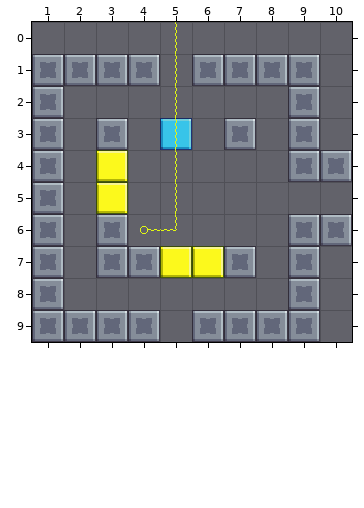
Tiled map (JSON) -- Assets/Level_Editor/TileMap/Room_39.tmj. The picture above was drawn from the file before the commit.
Cells are 32x32 px. Shown: x 1..10, y 0..9.
After the commit:
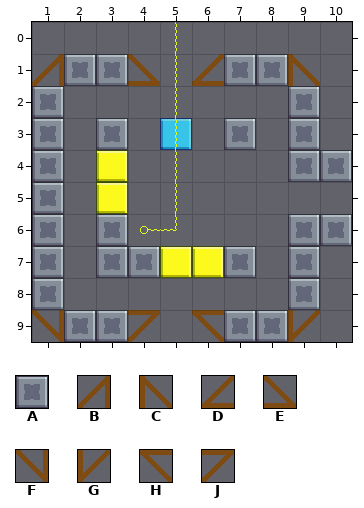
Key: from "tileSet": A 33, B 106, C 107, D 108, E 109, F 116, G 117, H 118, J 119.
_ is an empty cell.
Difference:
Layer "Blocks":
The edit turns tile A into tile B in row 1 at x 1.
The edit turns tile A into tile C in row 1 at x 9.
The edit turns tile A into tile D in row 1 at x 6.
The edit turns tile A into tile E in row 1 at x 4.
The edit turns tile A into tile F in row 9 at x 1.
The edit turns tile A into tile G in row 9 at x 9.
The edit turns tile A into tile H in row 9 at x 6.
The edit turns tile A into tile J in row 9 at x 4.
Changed places in both pictures, as pixel boxes (x1, y1, x2, y2):
changed: (32, 54, 64, 86)
changed: (128, 54, 160, 86)
changed: (192, 54, 224, 86)
changed: (288, 54, 320, 86)
changed: (32, 310, 64, 342)
changed: (128, 310, 160, 342)
changed: (192, 310, 224, 342)
changed: (288, 310, 320, 342)
